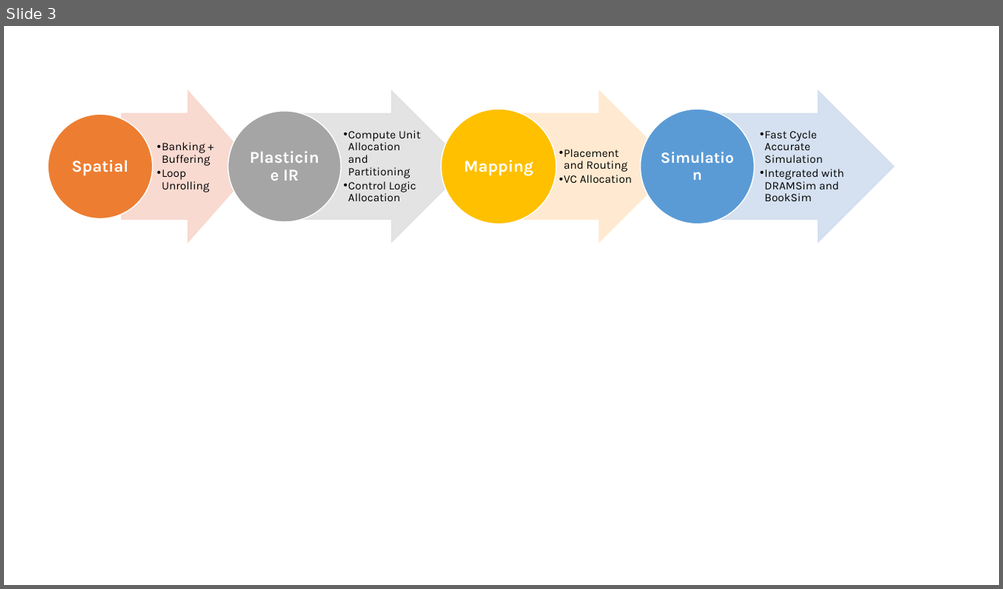
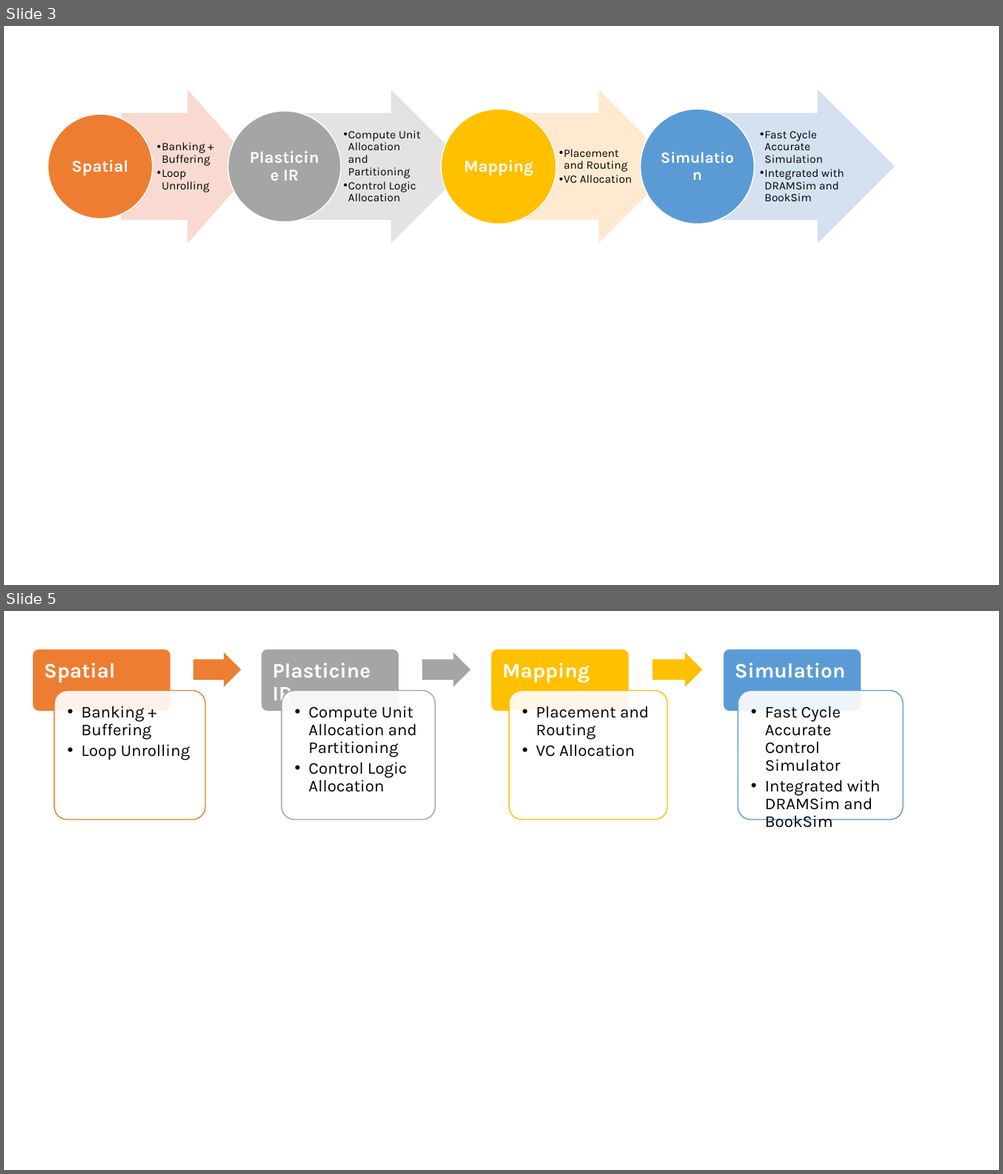
Before and after one commit to matthewvilim/DawnPoster, a slide deck: figs/flow.pptx. Shown one above the other, each under a label of ours: slide 3 before the commit, slides 3 and 5 after it; the slides between them are not shown. The pictures are 1003x589 and 1003x1174 pixels, drawn with LibreOffice and Linux fonts; fonts in the diff are those of the drawing. Boxes give left, top, right and bottom in pixels: in the first picture for what was removed or moved away, otherwise in the second. Text is boxed around its words. In the diff, an @@ line names an element or a change of style, - is before the commit and + after.

```diff
--- a/figs/flow.pptx
+++ b/figs/flow.pptx
@@ slide 5 added at box(4, 611, 999, 1170), background #FFFFFF @@
@@ group added at box(32, 649, 902, 820): 8 rounded rectangles, 8 texts, 3 right arrows @@
+Spatial
+  • Banking + Buffering
+  • Loop Unrolling
+Plasticine IR
+  • Compute Unit Allocation and Partitioning
+  • Control Logic Allocation
+Mapping
+  • Placement and Routing
+  • VC Allocation
+Simulation
+  • Fast Cycle Accurate Control Simulator
+  • Integrated with DRAMSim and BookSim
```
Also in this commit, not shown: 1 other slide added, 2 other files.
